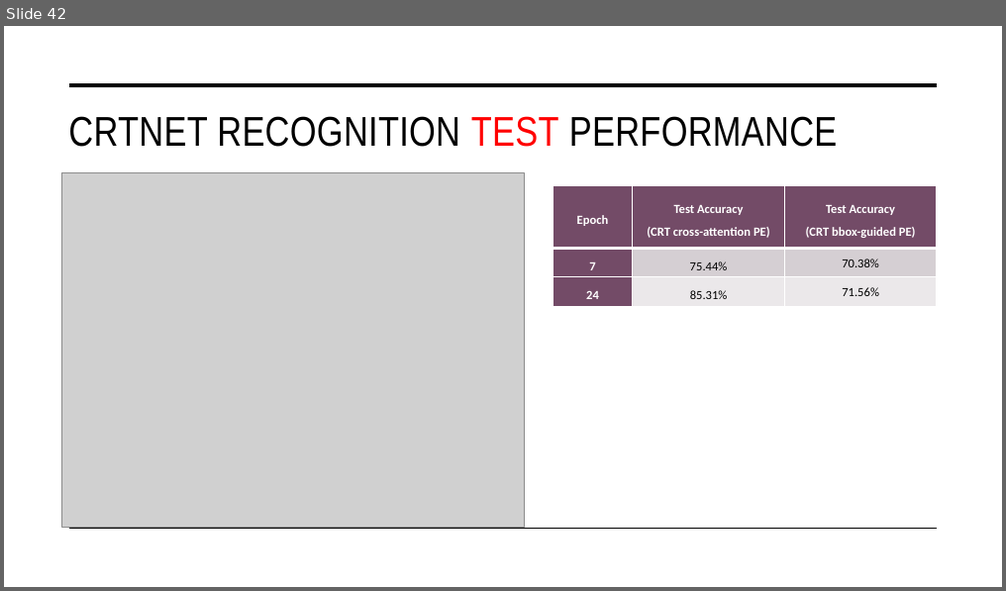
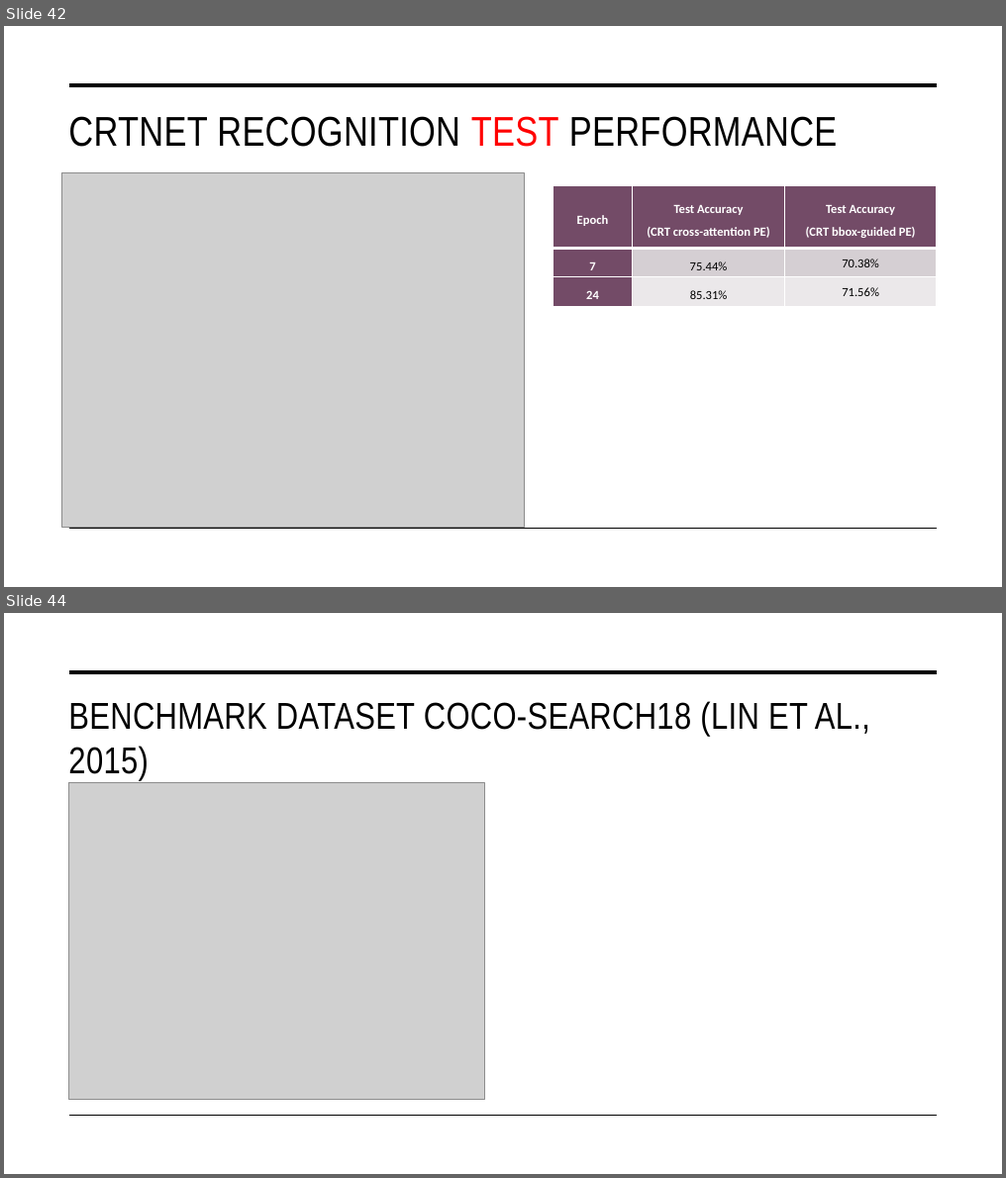
Before and after one commit to tuanisworkingonsomeprojects/TCT-visual-search, a slide deck: Presentation/FYP_NguyenTuan_Presentation.pptx. Shown one above the other, each under a label of ours: slide 42 before the commit, slides 42 and 44 after it; the slides between them are not shown. The pictures are 1006x591 and 1006x1178 pixels, drawn with LibreOffice and Linux fonts; fonts in the diff are those of the drawing; grey boxes stand for pictures. Boxes give left, top, right and bottom in pixels: in the first picture for what was removed or moved away, otherwise in the second. Text is boxed around its words. In the diff, an @@ line names an element or a change of style, - is before the commit and + after.

```diff
--- a/Presentation/FYP_NguyenTuan_Presentation.pptx
+++ b/Presentation/FYP_NguyenTuan_Presentation.pptx
@@ slide 44 added at bbox=[4, 613, 1002, 1174], background #FFFFFF; not listed: 2 template elements that a slide beside it also shows @@
@@ title added at bbox=[68, 701, 870, 781], 36 pt, text #000000 @@
+BENCHMARK DATASET COCO-SEARCH18 (LIN ET AL., 2015)
@@ picture added at bbox=[69, 782, 484, 1100] @@
```
Also in this commit, not shown: 5 other slides added, 2 slides removed, 1 other file.
